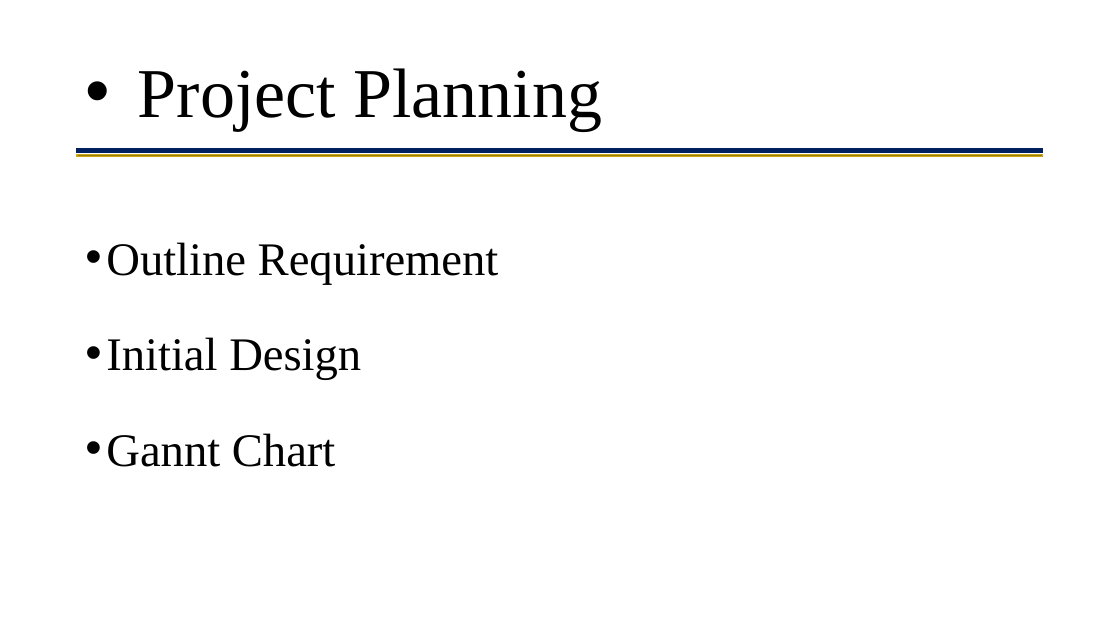
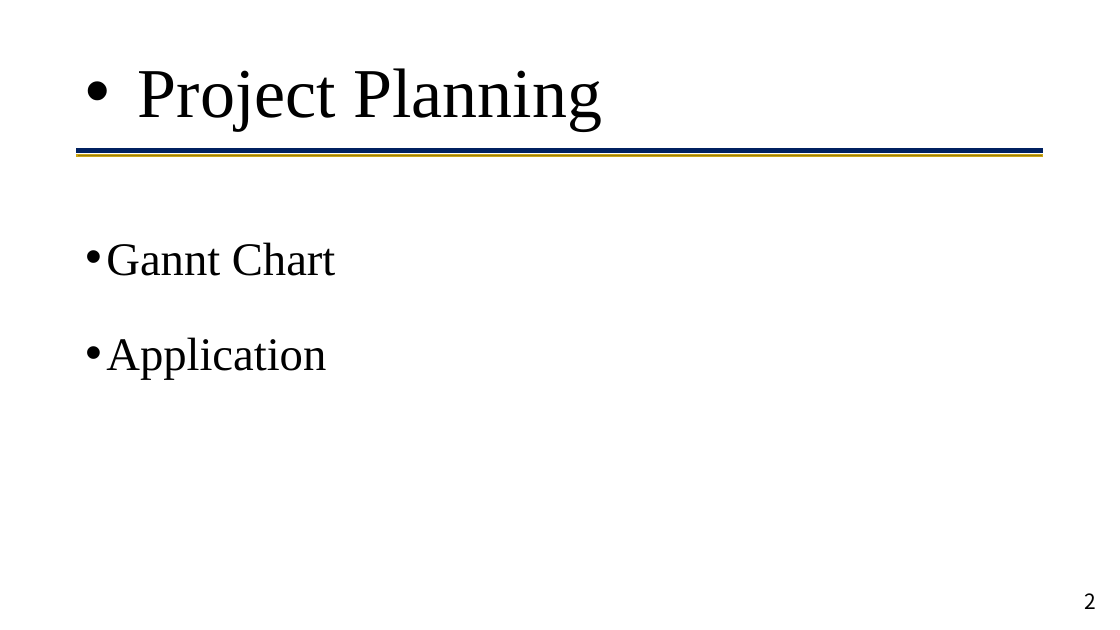
Before and after one commit to yezehao/final-year-project, a slide deck: slide 8 of deliverable/presentation/presentation.pptx (slide 7 before the commit). Drawn at 1120x630 pixels with LibreOffice and Linux fonts; fonts in the diff are those of the drawing. Boxes give left, top, right and bottom in pixels: in the first picture for what was removed or moved away, otherwise in the second. Text is boxed around its words. In the diff, an @@ line names an element or a change of style, - is before the commit and + after.

```diff
--- a/deliverable/presentation/presentation.pptx
+++ b/deliverable/presentation/presentation.pptx
@@ text at bbox=[106, 242, 499, 380]: paragraphs removed @@
-• Outline Requirement
-• Initial Design
@@ text at bbox=[106, 337, 326, 380]: paragraph added @@
+• Application
@@ text added at bbox=[1085, 593, 1097, 609], 18 pt, text #000000 @@
+2
```
Also in this commit, not shown: 6 other slides changed, 13 slides added, 5 slides removed, 1 other file.
